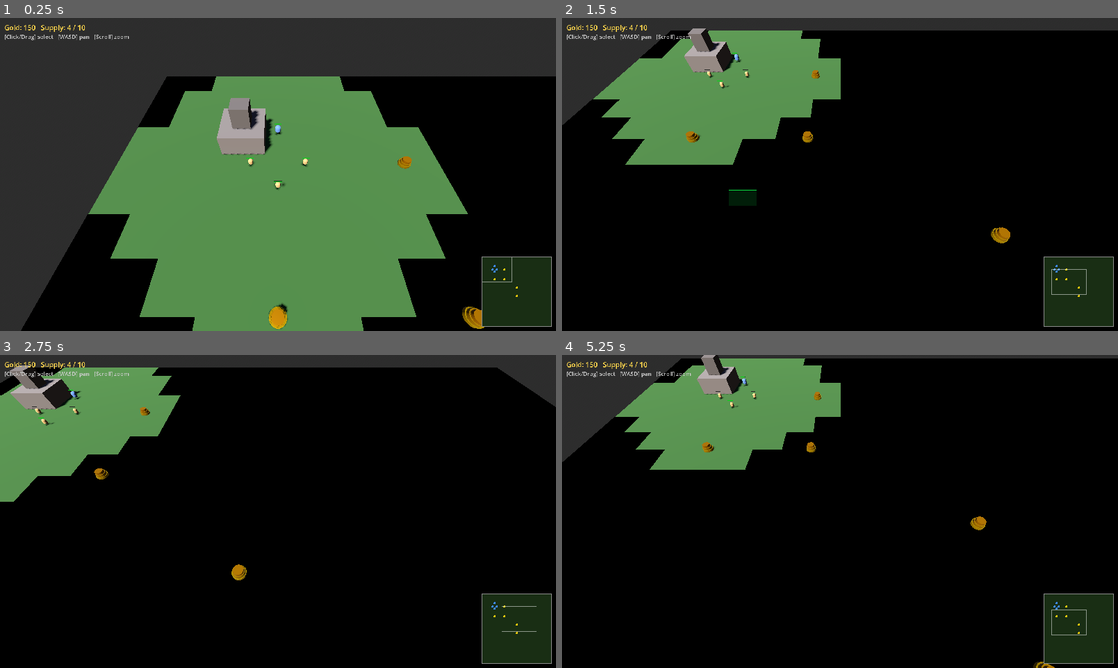
Above: before the commit, frames 1-4 (two rows, left to right).
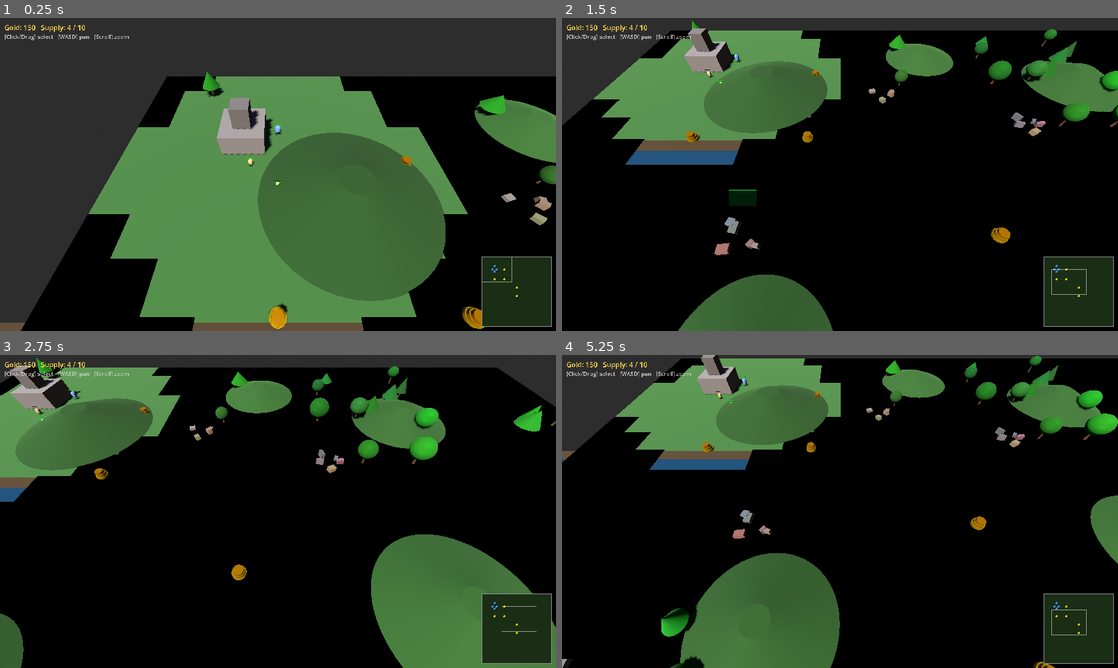
Above: after the commit, the same moments.

Repository: mrlmarketingllc-ops/thrones-of-war-godot
Game: Godot game, scene res://scenes/game.tscn
The game is run twice, just before and just after one commit, with the same random seed, the same clock (stepped at 60 frames per second) and the same inputs.
Inputs (mouse positions are in pixels of both pictures, inside the frame that each line leads up to):
- Up to frame 1 (0.25 s): no input
- Up to frame 2 (1.5 s): tap Enter at 0.5 s; move the mouse to (962, 158) at 0.52 s; hold Right 0.53-1.25 s; hold S (cam_down) 0.53-1.25 s; click (962, 158) at 0.67 s; drag from (728, 190) to (812, 237) at 1.27 s
- Up to frame 3 (2.75 s): move the mouse to (333, 442) at 2.02 s; hold Right from 2.03 s (still down); hold D (cam_right) from 2.03 s (still down)
- Up to frame 4 (5.25 s): release Right at 2.75 s; release D (cam_right) at 2.75 s; drag from (812, 574) to (673, 464) at 2.77 s; move the mouse to (1006, 558) at 3.52 s; hold Left 3.53-4.25 s; tap B at 3.6 s; drag from (673, 464) to (756, 433) at 4.27 s; move the mouse to (867, 511) at 5.02 s; hold Down from 5.03 s (still down); tap 1 at 5.1 s; click (867, 511) at 5.17 s

The runs differ from the first frame. In frame 1, 17% of the frame differs, in the area x 0-100%, y 17-100%; in frame 2, 13%; in frame 3, 18%, in the area x 0-100%, y 0-100%; in frame 4, 17%.

Commit message:
Battlefield terrain, trees, rocks + smarter enemy AI
Terrain (visual, no unit collision):
- River: horizontal blue water strip at z=38 with mud banks, acts as a
  natural map divider between player base (south) and enemy base (north)
- Hills: 8 pre-placed conical grass hills (CylinderMesh) in tactically
  interesting positions around the map
- Rocks: 8 seeded rock cluster formations (3-5 BoxMesh boulders each)
- Trees: 38 procedurally placed trees (seeded RNG) — 60% pine (cone
  crown), 40% broad-leaf (sphere crown), avoiding bases, resource nodes,
  and the river band

Enemy AI improvements:
- Wave attack: every 90 seconds all enemy units march to the player's
  main building, then engage anything in aggro range on arrival
- Reinforcements: a new raider/skirmisher spawns at enemy base every 45s
  up to a cap of 12 enemy units total

Co-Authored-By: Claude Sonnet 4.6 <noreply@anthropic.com>

Diff:
--- a/scripts/game.gd
+++ b/scripts/game.gd
@@ -131,9 +131,11 @@
 var drag_start := Vector2.ZERO
 var dragging   := false
 
-var _build_menu : bool   = false   # worker build menu open
-var _build_bldg : String = ""      # building type chosen for placement
-var _ai_tick    : int    = 0
+var _build_menu  : bool   = false   # worker build menu open
+var _build_bldg  : String = ""      # building type chosen for placement
+var _ai_tick     : int    = 0
+var _wave_timer  : float  = 90.0   # seconds until next enemy wave
+var _spawn_timer : float  = 45.0   # seconds until next enemy reinforcement
 
 # ════════════════════════════════════════════════════════════════════════════
 # Lifecycle
@@ -156,6 +158,7 @@
 	_setup_lighting()
 	_setup_ground()
 	_setup_camera()
+	_spawn_terrain_features()
 
 func _setup_sky() -> void:
 	var sky_mat := ProceduralSkyMaterial.new()
@@ -215,6 +218,216 @@
 	camera.position         = Vector3(0.0, 18.0, 14.0)
 	camera.rotation_degrees = Vector3(-55.0, 0.0, 0.0)
 	camera_rig.add_child(camera)
+
+# ════════════════════════════════════════════════════════════════════════════
+# Terrain features — visual only, no unit collision
+# ════════════════════════════════════════════════════════════════════════════
+func _spawn_terrain_features() -> void:
+	_spawn_river()
+	_spawn_hills()
+	_spawn_rocks()
+	_spawn_trees()
+
+func _spawn_river() -> void:
+	# A river running east–west at z ≈ 38, between the two bases
+	var water_mat := StandardMaterial3D.new()
+	water_mat.albedo_color = Color(0.12, 0.30, 0.52, 0.88)
+	water_mat.transparency = BaseMaterial3D.TRANSPARENCY_ALPHA
+	water_mat.roughness    = 0.05
+	water_mat.metallic     = 0.40
+	water_mat.shading_mode = BaseMaterial3D.SHADING_MODE_UNSHADED
+	var water_plane := PlaneMesh.new()
+	water_plane.size     = Vector2(MAP_SIZE + 4.0, 8.0)
+	water_plane.material = water_mat
+	var water_vis := MeshInstance3D.new()
+	water_vis.name     = "RiverSurface"
+	water_vis.mesh     = water_plane
+	water_vis.position = Vector3(MAP_SIZE * 0.5, 0.03, 38.0)
+	add_child(water_vis)
+
+	# Muddy riverbanks — thin strips along each shore
+	for side in [-1.0, 1.0]:
+		var bank_mat := StandardMaterial3D.new()
+		bank_mat.albedo_color = Color(0.28, 0.21, 0.12)
+		bank_mat.roughness    = 1.0
+		var bank_plane := PlaneMesh.new()
+		bank_plane.size     = Vector2(MAP_SIZE + 4.0, 1.8)
+		bank_plane.material = bank_mat
+		var bank_vis := MeshInstance3D.new()
+		bank_vis.mesh     = bank_plane
+		bank_vis.position = Vector3(MAP_SIZE * 0.5, 0.02, 38.0 + side * 4.8)
+		add_child(bank_vis)
+
+func _spawn_hills() -> void:
+	# Pre-placed conical hills (CylinderMesh tapered to a peak)
+	# [center_x, center_z, base_radius, height]
+	var defs : Array = [
+		[25.0, 22.0, 9.0, 3.0],
+		[72.0, 20.0, 7.0, 2.5],
+		[20.0, 72.0, 8.0, 2.8],
+		[78.0, 72.0, 9.0, 3.5],
+		[30.0, 53.0, 6.0, 2.0],
+		[68.0, 47.0, 7.0, 2.2],
+		[50.0, 12.0, 6.0, 1.8],
+		[50.0, 88.0, 7.0, 2.5],
+	]
+	for raw in defs:
+		var cx    : float = raw[0]
+		var cz    : float = raw[1]
+		var brad  : float = raw[2]
+		var ht    : float = raw[3]
+		var mat := StandardMaterial3D.new()
+		mat.albedo_color = Color(0.19, 0.34, 0.13).darkened(randf() * 0.22)
+		mat.roughness    = 1.0
+		var cone := CylinderMesh.new()
+		cone.top_radius    = brad * 0.18   # narrow peak
+		cone.bottom_radius = brad
+		cone.height        = ht
+		cone.material      = mat
+		var vis := MeshInstance3D.new()
+		vis.mesh     = cone
+		vis.position = Vector3(0.0, ht * 0.5 + 0.01, 0.0)
+		var node := Node3D.new()
+		node.position = Vector3(cx, 0.0, cz)
+		node.add_child(vis)
+		add_child(node)
+
+func _spawn_rocks() -> void:
+	var positions : Array[Vector2] = [
+		Vector2(42.0, 23.0), Vector2(60.0, 30.0),
+		Vector2(15.0, 57.0), Vector2(82.0, 48.0),
+		Vector2(55.0, 82.0), Vector2(27.0, 44.0),
+		Vector2(64.0, 85.0), Vector2(38.0, 64.0),
+	]
+	for rp in positions:
+		_place_rock_cluster(Vector3(rp.x, 0.01, rp.y))
+
+func _place_rock_cluster(center: Vector3) -> void:
+	var rng := RandomNumberGenerator.new()
+	rng.seed = int(center.x * 137.0 + center.z * 31.0)
+	var cluster := Node3D.new()
+	cluster.position = center
+	for _i in rng.randi_range(3, 5):
+		var sz := Vector3(
+			rng.randf_range(0.35, 1.05),
+			rng.randf_range(0.28, 0.85),
+			rng.randf_range(0.35, 1.00)
+		)
+		var mat := StandardMaterial3D.new()
+		mat.albedo_color = Color(
+			rng.randf_range(0.36, 0.52),
+			rng.randf_range(0.33, 0.45),
+			rng.randf_range(0.28, 0.40)
+		)
+		mat.roughness = 1.0
+		var box := BoxMesh.new()
+		box.size     = sz
+		box.material = mat
+		var rock := MeshInstance3D.new()
+		rock.mesh     = box
+		rock.position = Vector3(
+			rng.randf_range(-1.6, 1.6),
+			sz.y * 0.5,
+			rng.randf_range(-1.6, 1.6)
+		)
+		rock.rotation = Vector3(
+			rng.randf_range(-0.18, 0.18),
+			rng.randf_range(0.0, TAU),
+			rng.randf_range(-0.18, 0.18)
+		)
+		cluster.add_child(rock)
+	add_child(cluster)
+
+func _spawn_trees() -> void:
+	var rng := RandomNumberGenerator.new()
+	rng.seed = 99887   # fixed seed → same forest every run
+
+	# Exclusion zone centres (units: world pos)
+	var excl : Array[Vector3] = [
+		PLAYER_START,
+		ENEMY_START,
+		PLAYER_START + Vector3(14.0, 0.0,  0.0),
+		PLAYER_START + Vector3( 0.0, 0.0, 14.0),
+		PLAYER_START + Vector3(14.0, 0.0, 14.0),
+		Vector3(50.0, 0.0, 44.0),
+		Vector3(50.0, 0.0, 56.0),
+	]
+
+	var placed : int = 0
+	var tries  : int = 0
+	while placed < 38 and tries < 800:
+		tries += 1
+		var x : float = rng.randf_range(4.0, 96.0)
+		var z : float = rng.randf_range(4.0, 96.0)
+		var pos := Vector3(x, 0.01, z)
+
+		# Reject if inside a base / resource zone
+		var ok : bool = true
+		for ep in excl:
+			if pos.distance_to(ep) < 13.0:
+				ok = false
+				break
+		# Reject if in the river band
+		if absf(z - 38.0) < 6.0:
+			ok = false
+		if not ok:
+			continue
+
+		_place_tree(pos, rng)
+		placed += 1
+
+func _place_tree(pos: Vector3, rng: RandomNumberGenerator) -> void:
+	var is_pine : bool  = rng.randf() > 0.38
+	var height  : float = rng.randf_range(1.8, 3.2)
+	var trunk_r : float = rng.randf_range(0.10, 0.18)
+	var crown_r : float = rng.randf_range(0.85, 1.55)
+
+	# Trunk
+	var trunk_mat := StandardMaterial3D.new()
+	trunk_mat.albedo_color = Color(
+		rng.randf_range(0.28, 0.40),
+		rng.randf_range(0.18, 0.26),
+		rng.randf_range(0.08, 0.14)
+	)
+	trunk_mat.roughness = 1.0
+	var trunk_h  : float = height * 0.42
+	var trunk_mesh := CylinderMesh.new()
+	trunk_mesh.top_radius    = trunk_r * 0.55
+	trunk_mesh.bottom_radius = trunk_r
+	trunk_mesh.height        = trunk_h
+	trunk_mesh.material      = trunk_mat
+	var trunk_vis := MeshInstance3D.new()
+	trunk_vis.mesh     = trunk_mesh
+	trunk_vis.position = Vector3(0.0, trunk_h * 0.5, 0.0)
+
+	# Crown
+	var g : float = rng.randf_range(0.30, 0.52)
+	var crown_mat := StandardMaterial3D.new()
+	crown_mat.albedo_color = Color(rng.randf_range(0.04, 0.14), g, rng.randf_range(0.04, 0.12))
+	crown_mat.roughness    = 1.0
+	var crown_vis := MeshInstance3D.new()
+	if is_pine:
+		var cone := CylinderMesh.new()
+		cone.top_radius    = 0.02
+		cone.bottom_radius = crown_r
+		cone.height        = height * 0.72
+		cone.material      = crown_mat
+		crown_vis.mesh     = cone
+		crown_vis.position = Vector3(0.0, trunk_h + height * 0.72 * 0.5, 0.0)
+	else:
+		var sphere := SphereMesh.new()
+		sphere.radius   = crown_r
+		sphere.height   = crown_r * 1.85
+		sphere.material = crown_mat
+		crown_vis.mesh     = sphere
+		crown_vis.position = Vector3(0.0, trunk_h + crown_r * 0.72, 0.0)
+
+	var tree := Node3D.new()
+	tree.position  = pos
+	tree.rotation.y = rng.randf() * TAU
+	tree.add_child(trunk_vis)
+	tree.add_child(crown_vis)
+	add_child(tree)
 
 # ════════════════════════════════════════════════════════════════════════════
 # UI overlay
@@ -388,6 +601,32 @@
 	add_child(u)
 	all_units.append(u)
 
+func _launch_enemy_wave() -> void:
+	# All enemy units march toward the player's main building
+	var target : Vector3 = PLAYER_START
+	if main_building != null and is_instance_valid(main_building):
+		target = main_building.global_position
+	target.x += randf_range(-6.0, 6.0)
+	target.z += randf_range(-6.0, 6.0)
+	for u_node in all_units:
+		var u := u_node as Unit
+		if u.owner_id == "player2":
+			u.move_to(target)
+
+func _try_spawn_enemy() -> void:
+	var count : int = 0
+	for u_node in all_units:
+		if (u_node as Unit).owner_id == "player2":
+			count += 1
+	if count >= 12:
+		return
+	var pool : Array[String] = ["raider", "raider", "skinchanger_scout", "thenn_skirmisher", "raider"]
+	var uid  : String = pool[randi() % pool.size()]
+	_spawn_enemy_unit(
+		ENEMY_START + Vector3(randf_range(-7.0, 7.0), 0.0, randf_range(-7.0, 7.0)),
+		uid
+	)
+
 # ════════════════════════════════════════════════════════════════════════════
 # Economy signals
 # ════════════════════════════════════════════════════════════════════════════
@@ -528,6 +767,14 @@
 	if _ai_tick >= 30:
 		_ai_tick = 0
 		_update_enemy_ai()
+	_wave_timer -= delta
+	if _wave_timer <= 0.0:
+		_wave_timer = 90.0
+		_launch_enemy_wave()
+	_spawn_timer -= delta
+	if _spawn_timer <= 0.0:
+		_spawn_timer = 45.0
+		_try_spawn_enemy()
 	_update_hud()
 
 func _pan_camera(delta: float) -> void:
